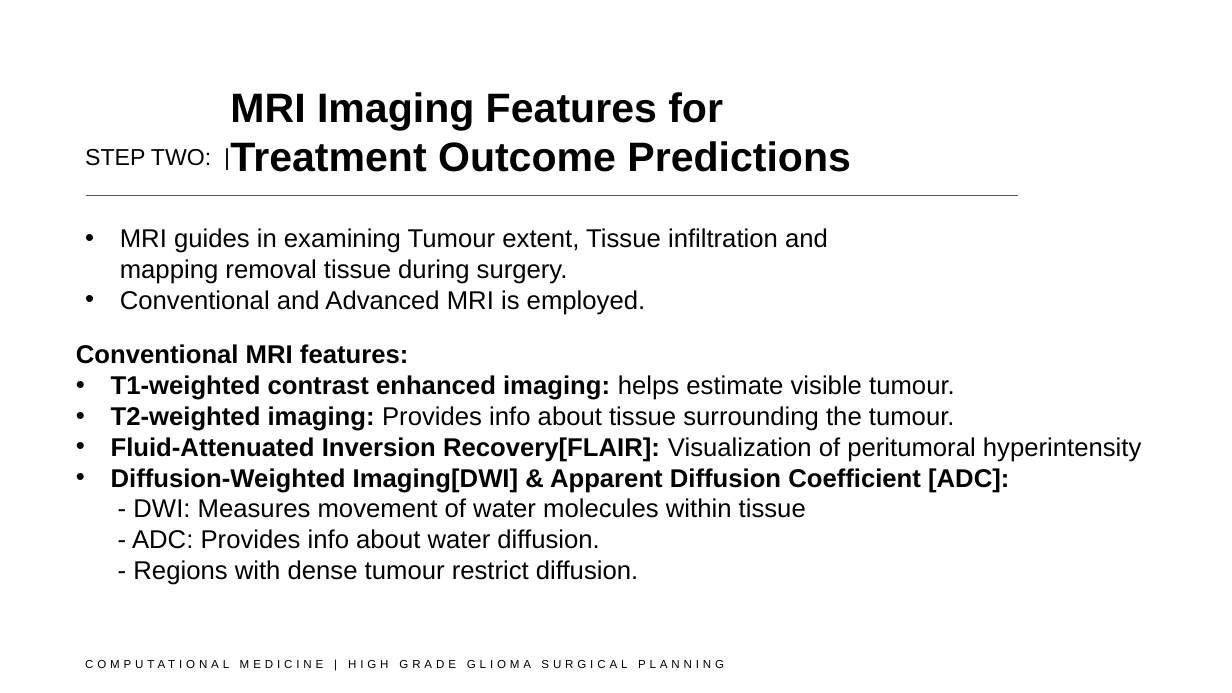
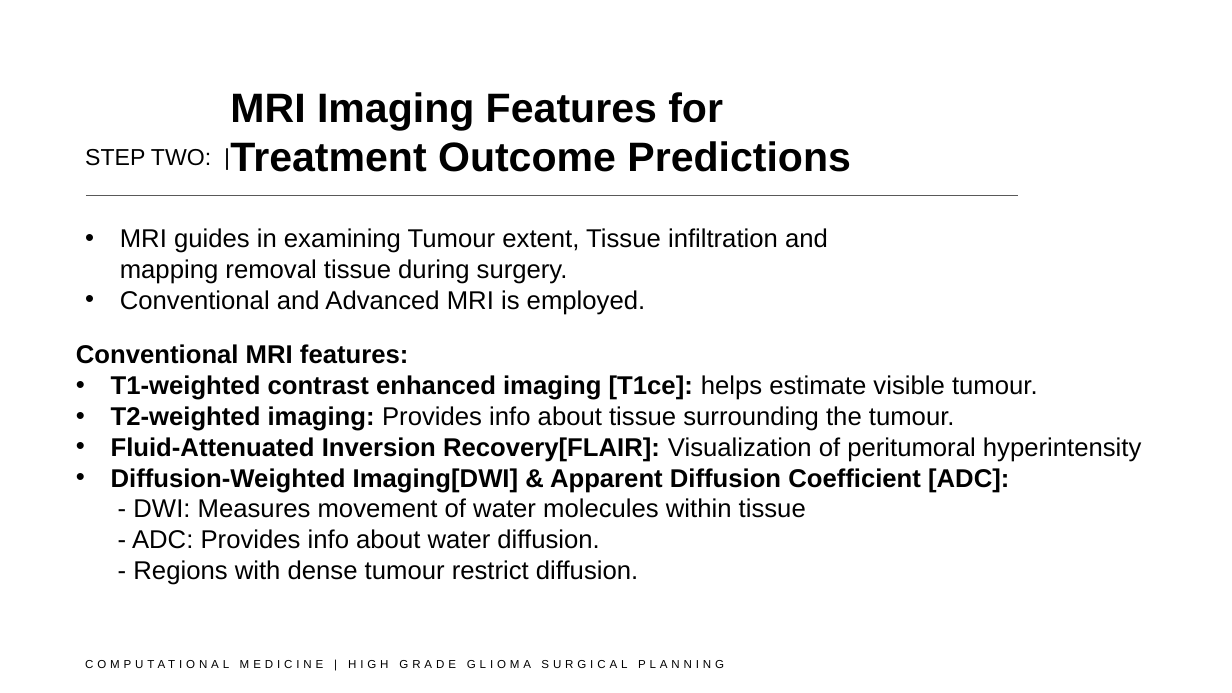
Before and after one commit to Seth-20/Brain-Tumour-Surgical-Planning, a slide deck: slide 8 of High Grade Glioma Surgical Planning.pptx. Drawn at 1232x693 pixels with LibreOffice and Linux fonts; fonts in the diff are those of the drawing. Boxes give left, top, right and bottom in pixels: in the first picture for what was removed or moved away, otherwise in the second. Text is boxed around its words. In the diff, an @@ line names an element or a change of style, - is before the commit and + after.

Commit message:
Spelling error rectifications

```diff
--- a/High Grade Glioma Surgical Planning.pptx
+++ b/High Grade Glioma Surgical Planning.pptx
@@ text at <box>111,375,1038,400</box>: text changed @@
-• T1-weighted contrast enhanced imaging: helps estimate visible tumour.
+• T1-weighted contrast enhanced imaging [T1ce]: helps estimate visible tumour.
```
Also in this commit, not shown: 3 other slides changed.
